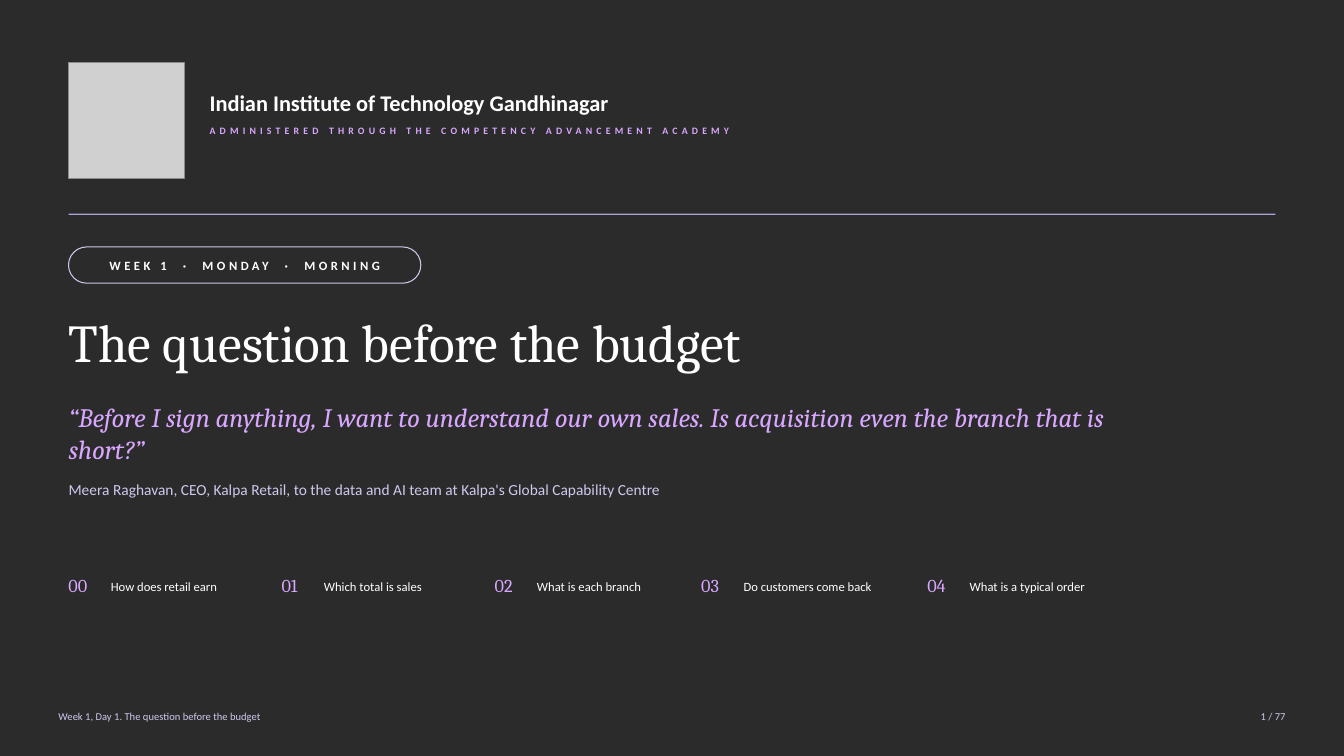
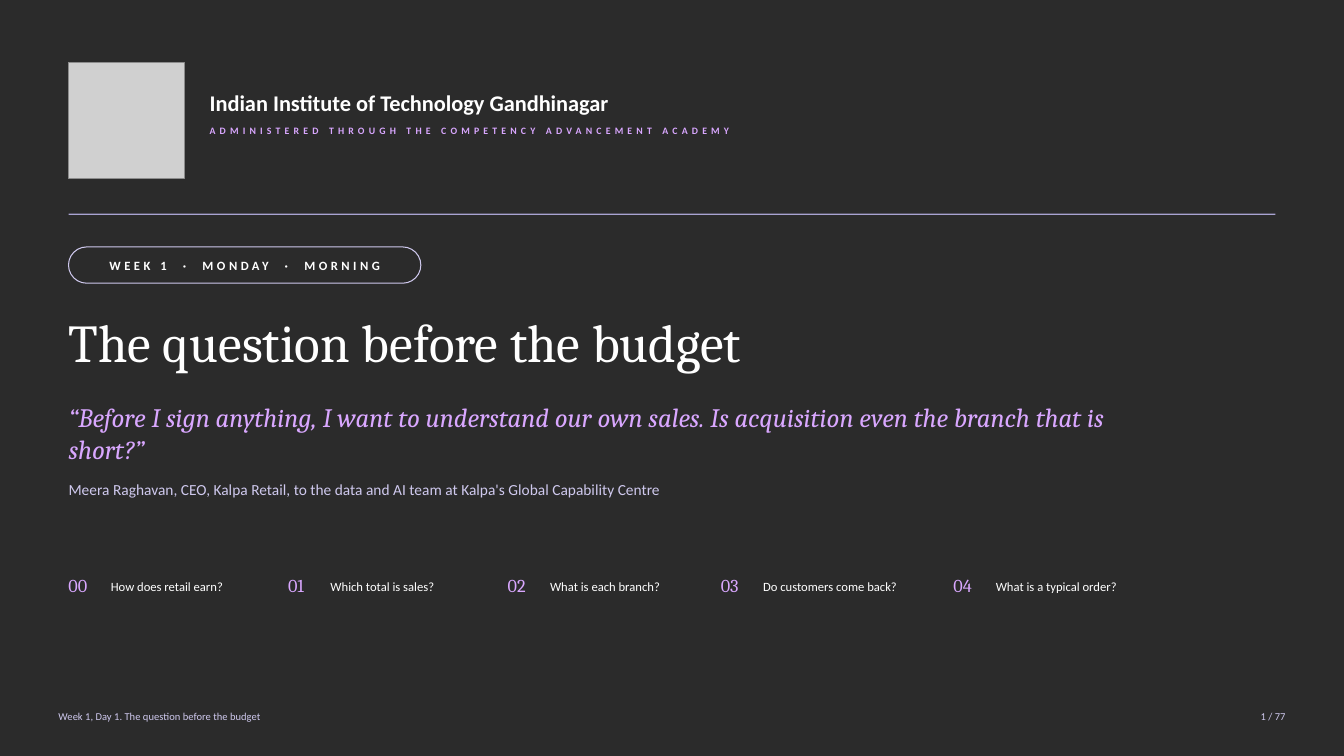
Before and after one commit to fde-academy-lab/c2-content-factory, a slide deck: slide 1 of content/W01/D1/slides/C2_W01_D01_half1_STUDENT.pptx. Drawn at 1344x756 pixels with LibreOffice and Linux fonts; fonts in the diff are those of the drawing; grey boxes stand for pictures; background and template pictures are left out; a plain dark background stands for a picture behind light text. Boxes give left, top, right and bottom in pixels: in the first picture for what was removed or moved away, otherwise in the second. Text is boxed around its words. In the diff, an @@ line names an element or a change of style, - is before the commit and + after.

```diff
--- a/content/W01/D1/slides/C2_W01_D01_half1_STUDENT.pptx
+++ b/content/W01/D1/slides/C2_W01_D01_half1_STUDENT.pptx
@@ text at <box>111,582,223,591</box>: text changed @@
-How does retail earn
+How does retail earn?
@@ text "01": place and size @@
-text "01" at <box>282,580,298,592</box>
+text "01" at <box>288,580,304,592</box>
@@ text at <box>330,582,434,591</box>: text changed @@
-Which total is sales
+Which total is sales?
@@ text "02": place and size @@
-text "02" at <box>495,580,513,592</box>
+text "02" at <box>508,580,526,592</box>
@@ text at <box>550,582,660,591</box>: text changed @@
-What is each branch
+What is each branch?
@@ text "03": place and size @@
-text "03" at <box>701,580,719,592</box>
+text "03" at <box>721,580,739,592</box>
@@ text at <box>763,582,897,591</box>: text changed @@
-Do customers come back
+Do customers come back?
@@ text "04": place and size @@
-text "04" at <box>927,579,945,592</box>
+text "04" at <box>953,579,971,592</box>
@@ text at <box>996,582,1117,593</box>: text changed @@
-What is a typical order
+What is a typical order?
```
Also in this commit, not shown: 76 other slides changed, 5 other files.
